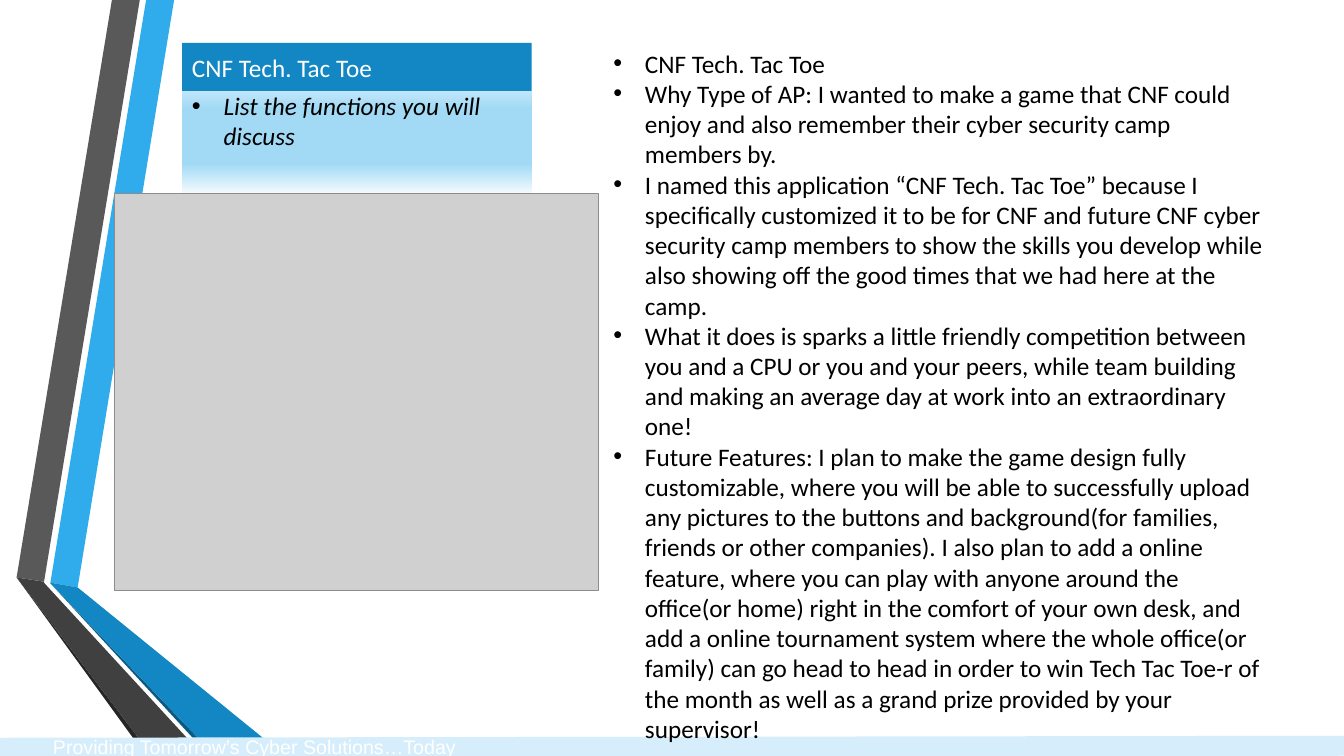
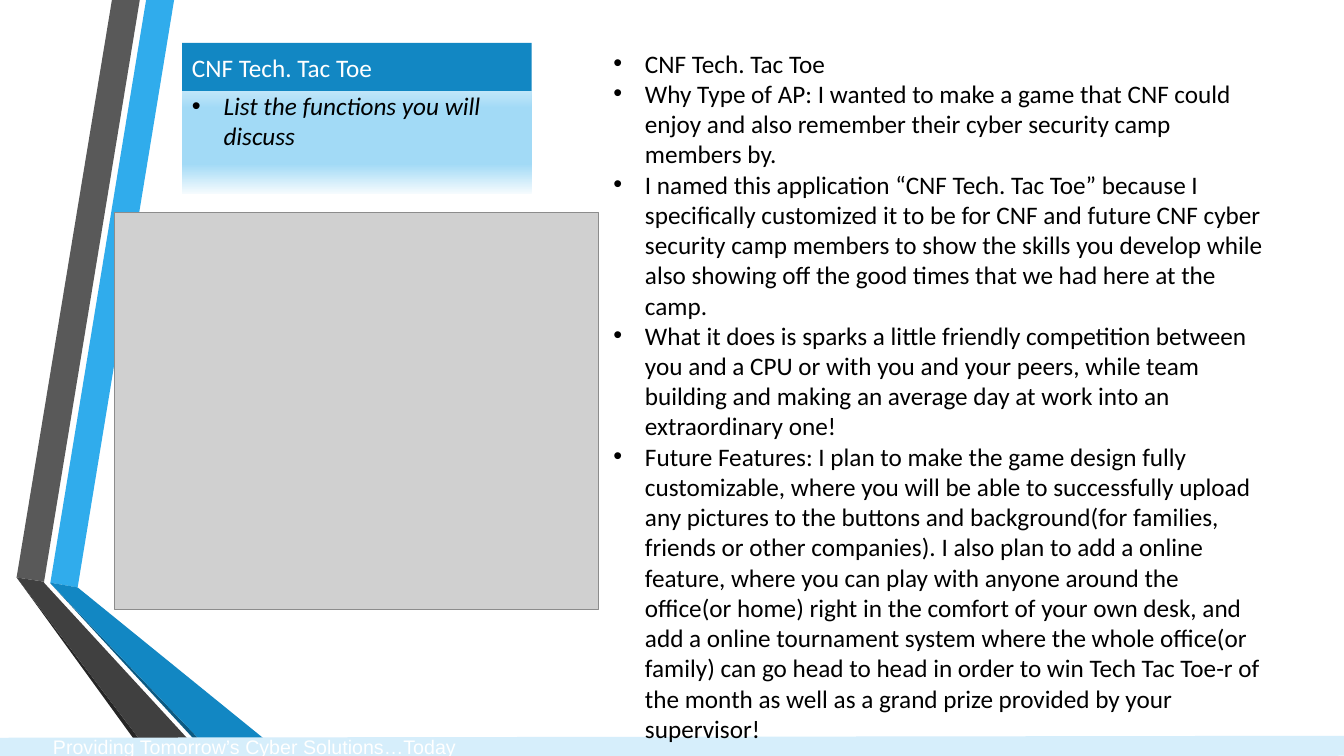
Before and after one commit to isabellaxlit/tictactoe, a slide deck: slide 3 of CNF Application Presentation_Isabella.pptx. Drawn at 1344x756 pixels with LibreOffice and Linux fonts; fonts in the diff are those of the drawing; grey boxes stand for pictures; background and template pictures are left out. Boxes give left, top, right and bottom in pixels: in the first picture for what was removed or moved away, otherwise in the second. Text is boxed around its words. In the diff, an @@ line names an element or a change of style, - is before the commit and + after.

```diff
--- a/CNF Application Presentation_Isabella.pptx
+++ b/CNF Application Presentation_Isabella.pptx
@@ picture: place and size @@
-picture at box(115, 194, 599, 591)
+picture at box(115, 213, 599, 610)
@@ text at box(645, 327, 1246, 439): text changed @@
-• What it does is sparks a little friendly competition between you and a CPU or you and your peers, while team building and making an average day at work into an extraordinary one!
+• What it does is sparks a little friendly competition between you and a CPU or with you and your peers, while team building and making an average day at work into an extraordinary one!
```
Also in this commit, not shown: 2 other slides changed, 1 slide added, 1 slide removed.
